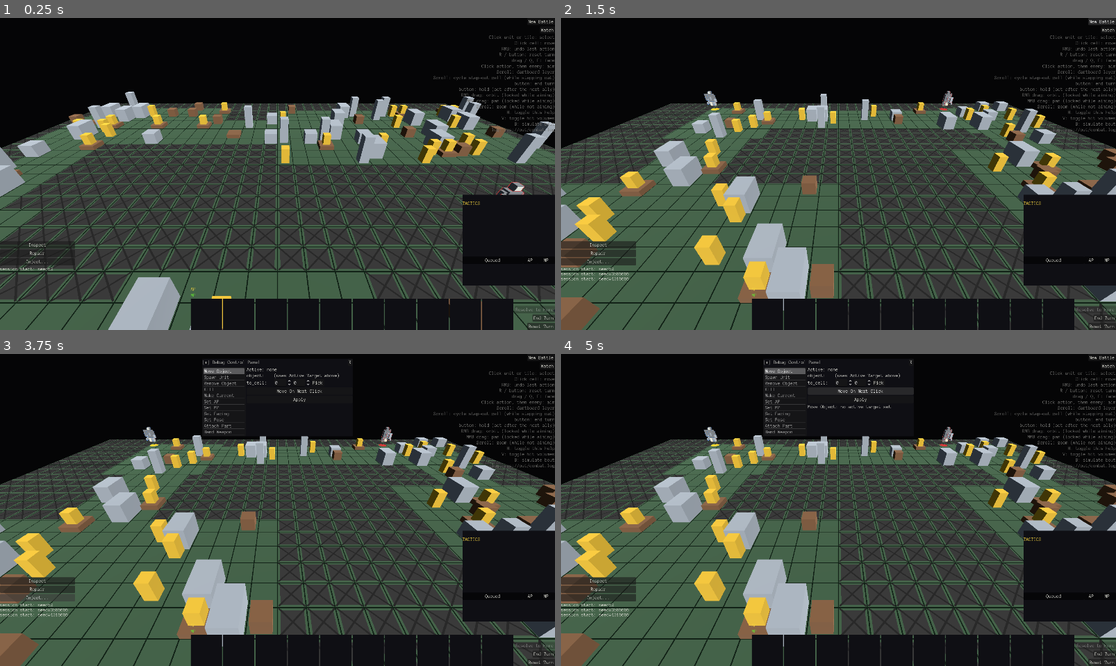
Above: before the commit, frames 1-4 (two rows, left to right).
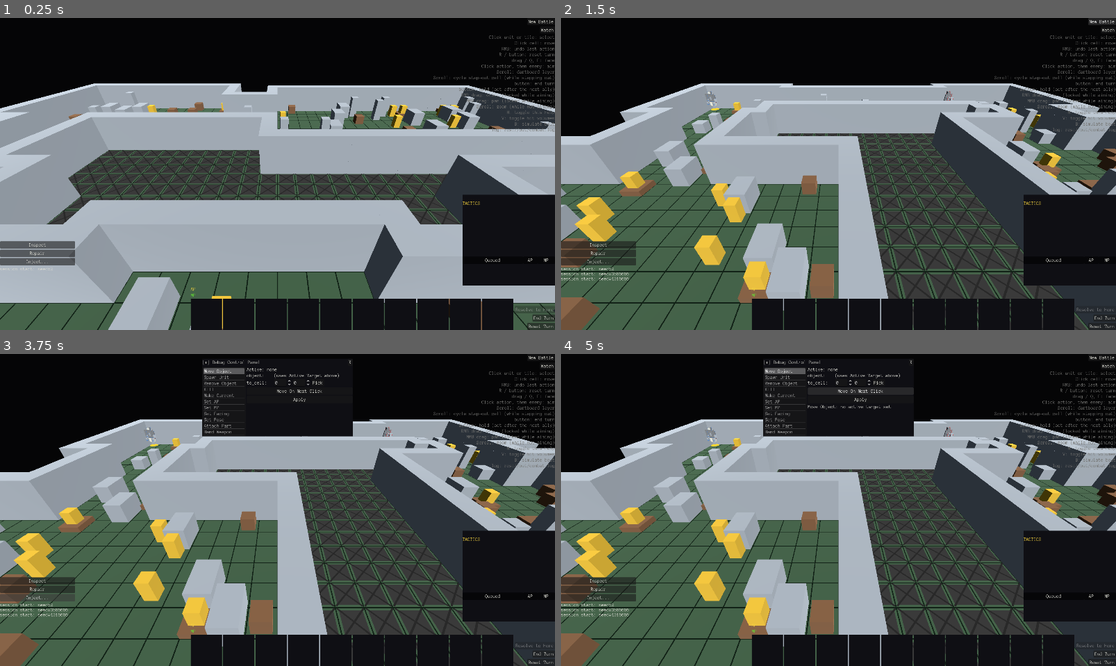
Above: after the commit, the same moments.

Repository: NotUserFriendly/HulkBreakers
Game: Godot game, scene res://src/view/battle_scene.tscn
Same seed, same stepped clock (60 frames per second), same inputs: the game is played once before the commit and once after it.
Inputs:
- Up to frame 1 (0.25 s): no input
- Up to frame 2 (1.5 s): click "New Battle" at 0.5 s; click "New Battle" at 1.25 s
- Up to frame 3 (3.75 s): click "Inspect" at 2 s; click "Repair" at 2.75 s; click "Inject..." at 3.5 s
- Up to frame 4 (5 s): click "Move On Next Click" at 4.25 s

The runs differ from the first frame. In frame 1, 44% of the frame differs, in the area x 0-100%, y 20-92%; in frame 2, 24%; in frame 3, 23%; in frame 4, 23%.

Commit message:
Fix BR30.10: walls had no geometry in the shot plane, so shots passed clean through
LoS.has_los() (gates tactical aim/step-out decisions) and ShotPlane.build()
(actual hit resolution) read entirely disjoint grid data: LoS reads only
grid.opacity, ShotPlane reads only state.units/state.grid.blockers. MapGen
never wrote a blockers entry for WALL cells, only scattered cover, so a
wall had an opacity flag but nothing ShotPlane could ever intercept a shot
with.

MapGen._stamp_wall_geometry() now gives every WALL cell bordering at least
one non-WALL cell a real, indestructible Part (data/parts/wall.tres) in
grid.blockers, matching docs/02's own "terrain is a Part flagged
indestructible." Fully interior wall cells get no blocker (they can never
be the nearest hit along any real ray) — a deliberate perf cutout against
ShotPlane.build()'s own unculled per-shot scan, not a behavior change.

Diff:
--- /dev/null
+++ b/data/parts/wall.tres
@@ -0,0 +1,19 @@
+[gd_resource type="Resource" script_class="Part" format=3]
+
+[ext_resource type="Script" path="res://src/data/part.gd" id="1_wallpt"]
+[ext_resource type="Script" path="res://src/data/box.gd" id="2_wallbx"]
+
+[sub_resource type="Resource" id="Resource_wallvol"]
+script = ExtResource("2_wallbx")
+center = Vector3(0, 1.2, 0)
+size = Vector3(1.0, 2.4, 1.0)
+
+[resource]
+script = ExtResource("1_wallpt")
+id = &"wall"
+display_name = "Wall"
+material = &"steel"
+volume = Array[ExtResource("2_wallbx")]([SubResource("Resource_wallvol")])
+hp = 999
+max_hp = 999
+is_destructible = false
--- a/src/logic/map_gen.gd
+++ b/src/logic/map_gen.gd
@@ -62,6 +62,8 @@
 
 	var spawn_cells: Array = _place_spawn_zones(grid, rooms)
 	_ensure_spawns_connected(grid, spawn_cells[0], spawn_cells[1], rng)
+
+	_stamp_wall_geometry(grid)
 
 	return grid
 
@@ -300,6 +302,40 @@
 			grid.set_terrain(cell, terrain_code)
 			grid.blockers.erase(cell)
 	return room.position
+
+
+## BR30.10: a WALL cell only ever got `opacity = 1.0` — the abstract signal
+## `LoS.has_los` reads to gate the TACTICAL aim-mode/step-out check. It never
+## got a `grid.blockers` entry, and `ShotPlane.build` (the actual hit-
+## resolution plane) only ever reads `state.units` and `state.grid.blockers`,
+## never `opacity` — so a wall had no representation at all in the system
+## that decides whether a shot connects. docs/02 already names the fix:
+## "terrain is a Part flagged indestructible," the same shape `_scatter_cover`
+## already gives destructible cover. Run LAST (after `_ensure_spawns_connected`,
+## which can still carve WALL cells to OPEN) so this sees the grid's final
+## layout.
+##
+## Only a WALL cell with at least one non-WALL neighbor gets a blocker. A
+## cell buried inside solid, unreachable rock can never be the nearest hit
+## along any real ray — whatever wall cell sits between it and the open area
+## resolves first — so giving it geometry too would only cost `ShotPlane.
+## build` cycles on every shot (an unculled linear scan over every entry in
+## `blockers`) for zero behavior change.
+static func _stamp_wall_geometry(grid: Grid) -> void:
+	for y in range(grid.height):
+		for x in range(grid.width):
+			var cell := Vector2i(x, y)
+			if grid.get_terrain(cell) != Enums.TerrainType.WALL:
+				continue
+			if _is_exposed_wall(grid, cell):
+				grid.blockers[cell] = DataLibrary.get_part(&"wall")
+
+
+static func _is_exposed_wall(grid: Grid, cell: Vector2i) -> bool:
+	for n: Vector2i in grid.neighbors(cell):
+		if grid.get_terrain(n) != Enums.TerrainType.WALL:
+			return true
+	return false
 
 
 ## Safety net: BSP corridor-carving already guarantees connectivity, but if a
--- a/test/unit/logic/test_map_gen.gd
+++ b/test/unit/logic/test_map_gen.gd
@@ -80,6 +80,56 @@
 		)
 
 
+## BR30.10: every WALL cell that borders at least one non-WALL cell must
+## carry a real, indestructible blocker Part — otherwise `ShotPlane.build`
+## (which reads only `state.units`/`state.grid.blockers`, never
+## `grid.opacity`) has nothing standing in for that wall, and a shot
+## resolves as if it wasn't there. A WALL cell with no non-WALL neighbor
+## (buried in solid, unreachable rock) deliberately gets no blocker — it
+## can never be the nearest hit along any real ray, so skipping it is a
+## pure perf win, not a behavior change; this test locks that split in
+## rather than letting a future change silently regress to "stamp every
+## wall cell" (which would multiply `ShotPlane.build`'s own unculled
+## per-shot scan by however much solid rock a map has).
+func test_exposed_wall_cells_carry_a_blocking_part_interior_walls_do_not() -> void:
+	var saw_exposed := false
+	var saw_interior := false
+	for map_seed in range(SEED_COUNT):
+		var grid: Grid = MapGen.generate(map_seed, WIDTH, HEIGHT)
+		for y in range(grid.height):
+			for x in range(grid.width):
+				var cell := Vector2i(x, y)
+				if grid.get_terrain(cell) != Enums.TerrainType.WALL:
+					continue
+				var exposed := false
+				for n: Vector2i in grid.neighbors(cell):
+					if grid.get_terrain(n) != Enums.TerrainType.WALL:
+						exposed = true
+						break
+				if exposed:
+					saw_exposed = true
+					assert_true(
+						grid.blockers.has(cell),
+						"seed %d: exposed wall %s must carry a blocking Part" % [map_seed, cell]
+					)
+					var part: Part = grid.blockers[cell]
+					assert_eq(part.id, &"wall", "seed %d: wall %s blocker id" % [map_seed, cell])
+					assert_false(
+						part.is_destructible, "seed %d: wall %s must be indestructible" % [map_seed, cell]
+					)
+				else:
+					saw_interior = true
+					assert_false(
+						grid.blockers.has(cell),
+						(
+							"seed %d: fully interior wall %s must carry no blocker (perf: never the"
+							+ " nearest hit along any real ray)"
+						) % [map_seed, cell]
+					)
+	assert_true(saw_exposed, "expected at least one exposed wall cell across %d seeds" % SEED_COUNT)
+	assert_true(saw_interior, "expected at least one interior wall cell across %d seeds" % SEED_COUNT)
+
+
 func _attached_barrel_count(pallet: Part) -> int:
 	var count := 0
 	for socket: Socket in pallet.sockets:
--- a/test/unit/logic/test_shot_plane.gd
+++ b/test/unit/logic/test_shot_plane.gd
@@ -353,6 +353,36 @@
 	var plane: Array[Region] = ShotPlane.build(Vector2(2, 0), Vector2(0, 1), state)
 
 	assert_null(ShotPlane.self_obstruction(plane, 0.15, shooter.shell.all_parts()))
+
+
+## BR30.10: a wall cell between shooter and target must actually stop a
+## shot. MapGen only ever gave a WALL cell `opacity = 1.0` (the abstract
+## LoS/tactical-gating check) — never a `grid.blockers` entry — so
+## ShotPlane.build (which only ever reads `state.units`/`state.grid.
+## blockers`, never `opacity`) had nothing standing in for it; a shot
+## resolved as if the wall wasn't there. Fixed by giving MapGen-generated
+## walls a real, indestructible Part in `blockers`
+## (`MapGen._stamp_wall_geometry`, `data/parts/wall.tres`). This exercises
+## that same shipped data the way a real wall cell now carries it.
+func test_a_wall_part_between_shooter_and_target_blocks_the_shot() -> void:
+	var grid := Grid.new(5, 6)
+	var state := CombatState.new(grid)
+	var target := _standing_unit(&"target", 0.5, Vector2i(2, 5))
+	state.add_unit(target)
+	var wall_part: Part = DataLibrary.get_part(&"wall")
+	grid.blockers[Vector2i(2, 2)] = wall_part
+
+	var plane: Array[Region] = ShotPlane.build(Vector2(2, 0), Vector2(0, 1), state)
+	print("\n=== a wall cell standing between shooter and target ===")
+	print(AsciiRender.plane_to_text(AsciiRender.recenter(plane, 2.0), 4, 6))
+
+	var hit: Region = ShotPlane.resolve_projectile(plane, Vector2(0.0, 0.5))
+	assert_eq(hit.part.id, &"wall", "the wall must be the nearest region at this point")
+
+	var past_the_wall: Region = ShotPlane.resolve_projectile(plane, Vector2(0.0, 0.5), [wall_part])
+	assert_eq(
+		past_the_wall.part.id, &"target", "the target is still there once the wall is excluded"
+	)
 
 
 ## docs/09 taskblock07 Pass A1: "no file under src/ calls resolve_projectile
